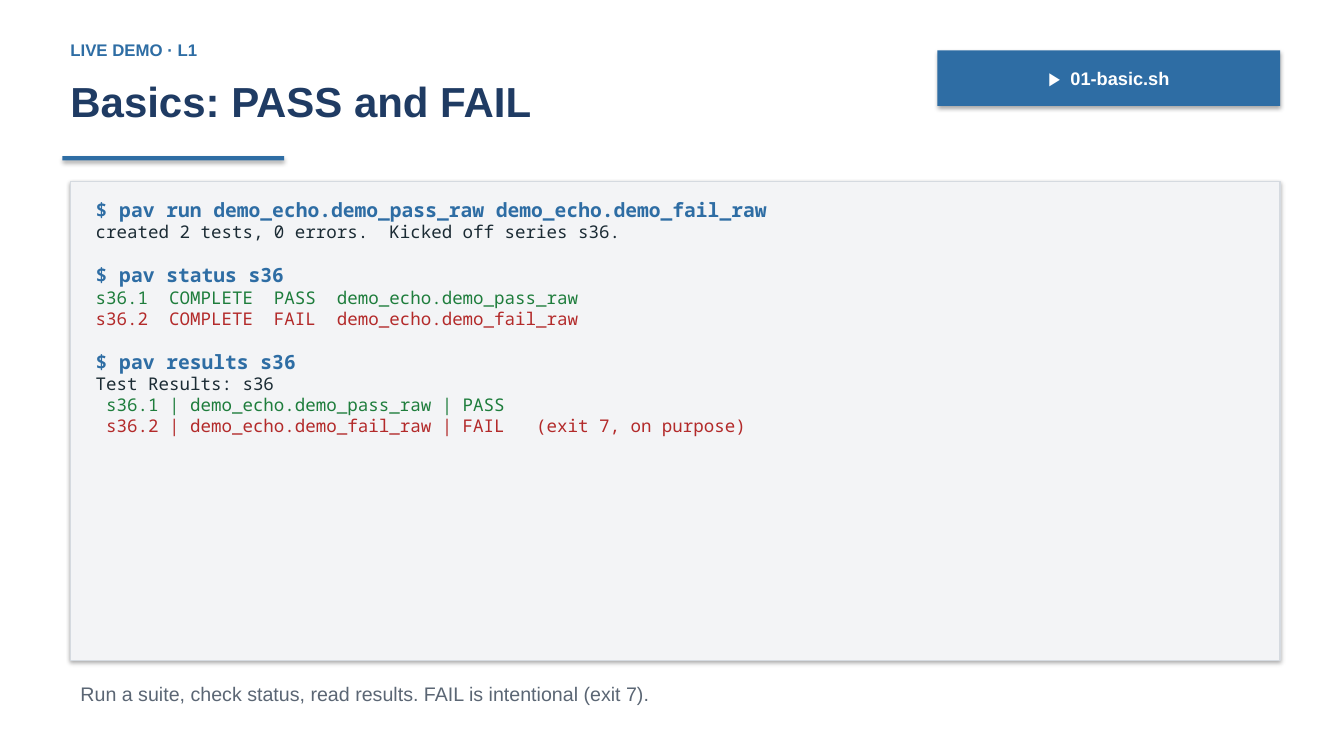
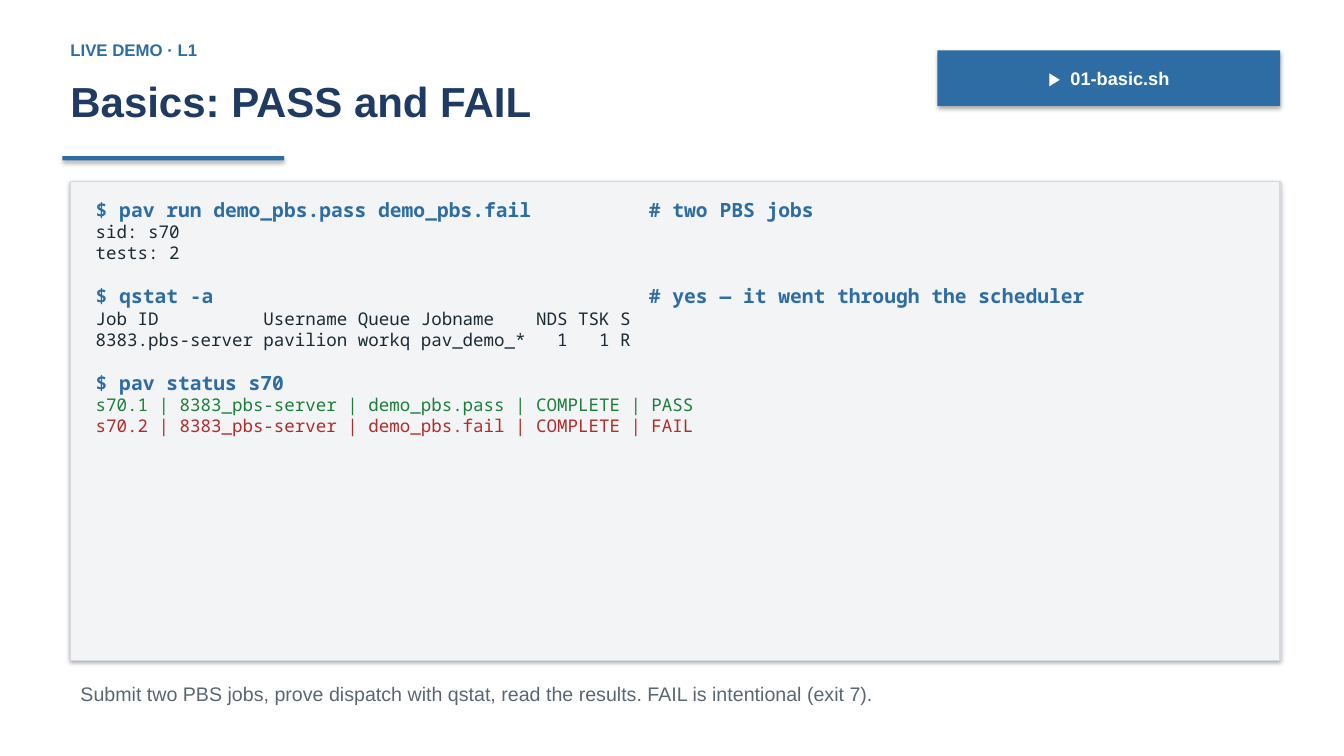
Before and after one commit to curtisecombsjr/pavilion-workshop, a slide deck: slide 16 of pavilion-workshop.pptx (slide 14 before the commit). Drawn at 1344x756 pixels with LibreOffice and Linux fonts; fonts in the diff are those of the drawing. Boxes give left, top, right and bottom in pixels: in the first picture for what was removed or moved away, otherwise in the second. Text is boxed around its words. In the diff, an @@ line names an element or a change of style, - is before the commit and + after.

```diff
--- a/pavilion-workshop.pptx
+++ b/pavilion-workshop.pptx
@@ text in rectangle at bbox=[96, 202, 1084, 436]: text changed; text colour #B32A2A to #2E6DA4 @@
-$ pav run demo_echo.demo_pass_raw demo_echo.demo_fail_raw
-created 2 tests, 0 errors. Kicked off series s36.
-$ pav status s36
-s36.1 COMPLETE PASS demo_echo.demo_pass_raw
-s36.2 COMPLETE FAIL demo_echo.demo_fail_raw
-$ pav results s36
-Test Results: s36
-s36.1 | demo_echo.demo_pass_raw | PASS
-s36.2 | demo_echo.demo_fail_raw | FAIL (exit 7, on purpose)
+$ pav run demo_pbs.pass demo_pbs.fail # two PBS jobs
+sid: s70
+tests: 2
+$ qstat -a # yes — it went through the scheduler
+Job ID Username Queue Jobname NDS TSK S
+8383.pbs-server pavilion workq pav_demo_* 1 1 R
+$ pav status s70
+s70.1 | 8383_pbs-server | demo_pbs.pass | COMPLETE | PASS
+s70.2 | 8383_pbs-server | demo_pbs.fail | COMPLETE | FAIL
@@ text at bbox=[80, 687, 873, 705]: text changed @@
-Run a suite, check status, read results. FAIL is intentional (exit 7).
+Submit two PBS jobs, prove dispatch with qstat, read the results. FAIL is intentional (exit 7).
```
Also in this commit, not shown: 17 other slides changed, 7 slides added, 19 other files.
